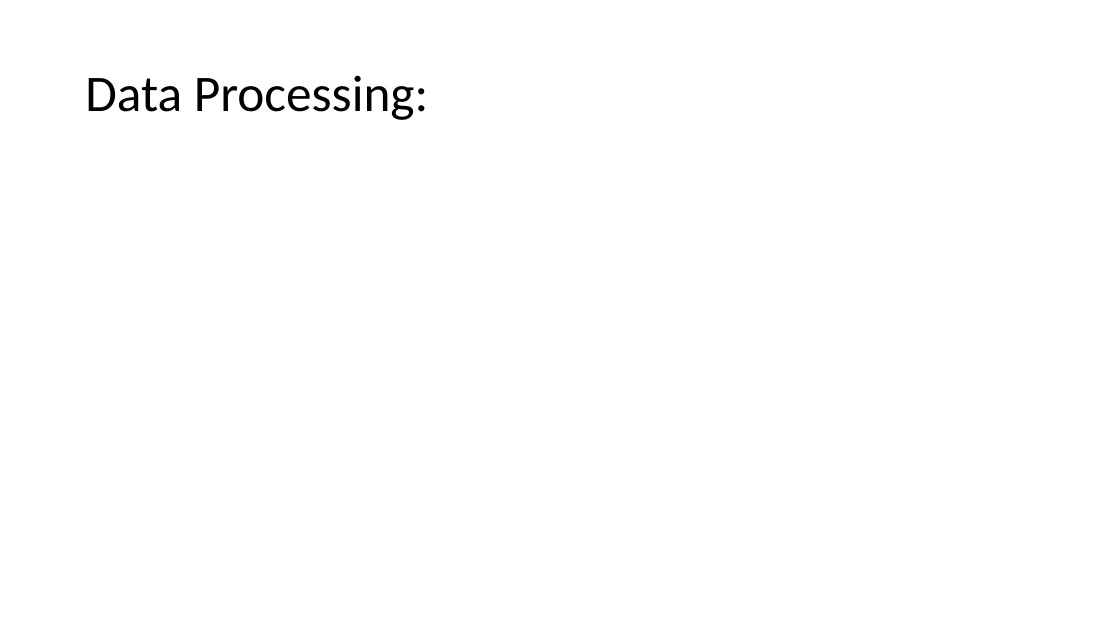
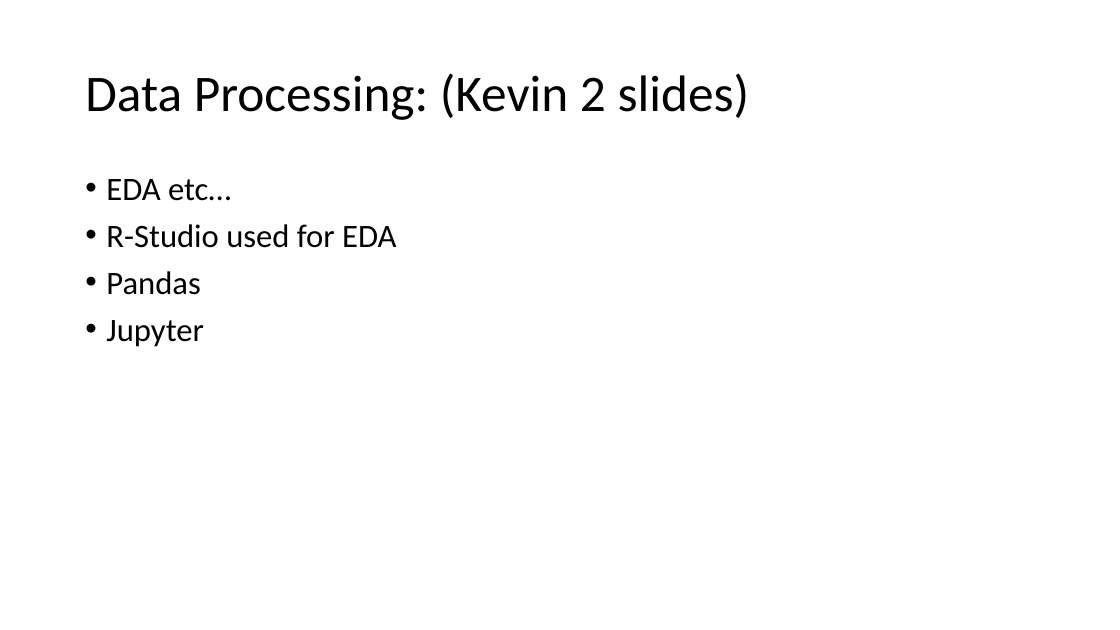
Before and after one commit to Kevin-C3923/Life_Expectancy_Analytics, a slide deck: slide 4 of Dashboard/Dashboard.pptx. Drawn at 1120x630 pixels with LibreOffice and Linux fonts; fonts in the diff are those of the drawing. Boxes give left, top, right and bottom in pixels: in the first picture for what was removed or moved away, otherwise in the second. Text is boxed around its words. In the diff, an @@ line names an element or a change of style, - is before the commit and + after.

```diff
--- a/Dashboard/Dashboard.pptx
+++ b/Dashboard/Dashboard.pptx
@@ title at box(85, 73, 750, 120): text changed @@
-Data Processing:
+Data Processing: (Kevin 2 slides)
@@ text added at box(106, 179, 396, 347), 28 pt, text #000000 @@
+• EDA etc…
+• R-Studio used for EDA
+• Pandas
+• Jupyter
```
Also in this commit, not shown: 4 other slides changed, 4 slides added, 3 slides removed.
